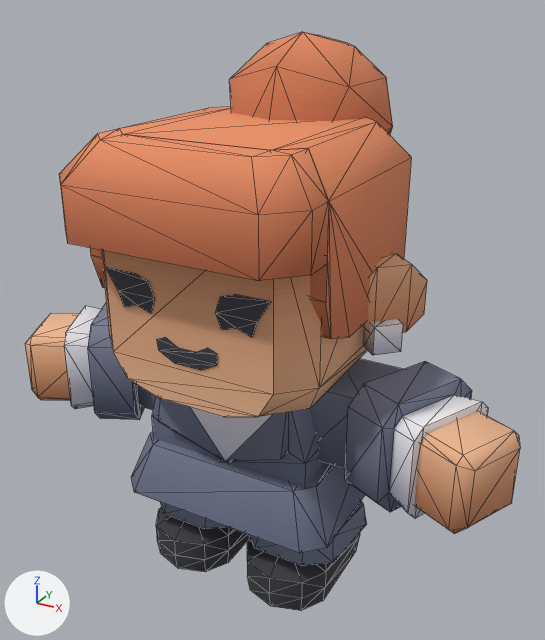
Before and after pictures for a commit that changed the glTF model assets/models/kenney/mini-characters/character-female-d.glb.
One viewpoint serves both versions: a camera (50 mm lens) standing at (0.494, -0.839, 0.83) and looking at (0.006, 0.047, 0.386). The lights are fixed; the arrows at lower left show +X, +Y and +Z. The first picture is the older version. Mesh edges are drawn as thin lines. Where no turn or scale is listed for an object, it has been applied to the vertices. Vertices at exactly the same position are counted once.

The older version as bpy lines, for what is in view:
```python
me_body_mesh = bpy.data.meshes.new('body-mesh')
me_body_mesh.from_pydata(...)  # 305 vertices, 475 faces; spans x -0.384..0.384, y -0.119..0.177, z 0.0..0.368
me_body_mesh.materials.append(mat_colormap)
me_head_mesh = bpy.data.meshes.new('head-mesh')
me_head_mesh.from_pydata(...)  # 199 vertices, 322 faces; spans x -0.227..0.227, y -0.208..0.292, z 0.343..0.776
me_head_mesh.materials.append(mat_colormap)
ob_body_mesh = bpy.data.objects.new('body-mesh', me_body_mesh)
ob_body_mesh.location = (0.0, 0.0, 0.0)
ob_head_mesh = bpy.data.objects.new('head-mesh', me_head_mesh)
ob_head_mesh.location = (0.0, 0.0, 0.0)
```
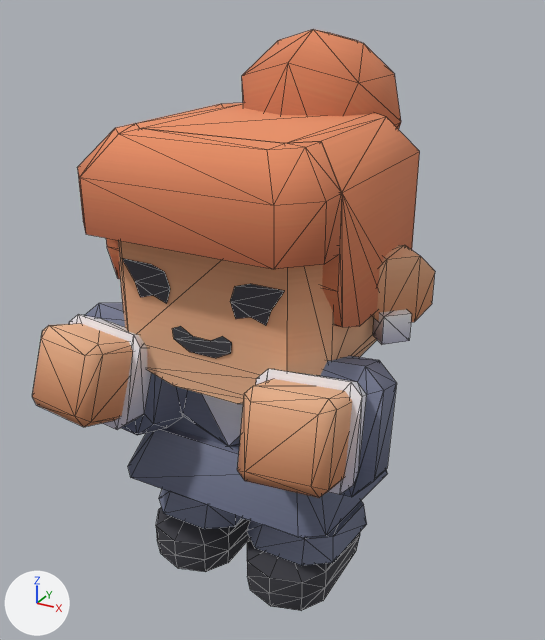
Changed parts and their boxes (x1, y1, x2, y2) in the pictures (545 x 640 px; the box of a moved part takes in the faces that stretch with it):
'head-mesh', moved: before (59, 32, 427, 417); after (78, 29, 435, 404)
'body-mesh', reshaped (26% narrower): before (25, 303, 520, 611); after (32, 303, 397, 611)
part 1 of me_body_mesh, moved or reshaped: before (131, 432, 365, 553); after (128, 427, 388, 538)
part 2 of me_body_mesh, moved or reshaped: before (152, 396, 325, 487); after (169, 414, 240, 449)
part 3 of me_body_mesh, moved or reshaped: before (158, 398, 288, 462); after (182, 390, 243, 446)
part 4 of me_body_mesh, moved or reshaped (not visible afterwards): before (309, 359, 403, 469)
part 5 of me_body_mesh, moved or reshaped: before (345, 361, 489, 518); after (256, 356, 397, 497)
part 6 of me_body_mesh, moved or reshaped (not visible afterwards): before (137, 385, 156, 410)
part 7 of me_body_mesh, moved or reshaped: before (64, 303, 144, 420); after (69, 303, 188, 435)
part 8 of me_body_mesh, moved or reshaped: before (415, 411, 520, 533); after (237, 379, 352, 498)
part 9 of me_body_mesh, moved or reshaped: before (25, 313, 79, 401); after (32, 323, 133, 427)

The change, as a list of edits to the scene's bpy script:
```text
Change me_body_mesh:
    used by ob_body_mesh; location = (0.0, 0.0, 0.0)
    remove me_body_mesh.from_pydata(...)  # 305 vertices, 475 faces; spans x -0.384..0.384, y -0.119..0.177, z 0.0..0.368
    add me_body_mesh.from_pydata(...)  # 305 vertices, 475 faces; spans x -0.238..0.238, y -0.234..0.167, z 0.0..0.424
    me_body_mesh part 1: the loose piece of 16 vertices spanning x -0.167..0.167, y -0.119..0.177, z 0.138..0.215 is turned -11.1 degrees about the x axis through its middle
    me_body_mesh part 2: the loose piece of 16 vertices spanning x -0.126..0.126, y -0.08..0.138, z 0.176..0.343 is turned -11.1 degrees about the x axis through its middle, then moved by (0.0, 0.016, -0.002)
    me_body_mesh part 3: the loose piece of 9 vertices spanning x -0.1..0.1, y -0.1..-0.08, z 0.215..0.343 is turned -11.1 degrees about the x axis through its middle, then moved by (0.0, 0.022, 0.021)
    me_body_mesh part 4: the loose piece of 10 vertices spanning x 0.1..0.234, y -0.038..0.073, z 0.232..0.343 is multiplied about its middle by the matrix ((0.496, 0.866, -0.064), (-0.818, 0.491, 0.301), (0.292, -0.096, 0.952)), then moved by (-0.034, -0.033, 0.02)
    me_body_mesh part 5: the loose piece of 32 vertices spanning x 0.175..0.331, y -0.093..0.084, z 0.207..0.368 is multiplied about its middle by the matrix ((0.496, 0.866, -0.064), (-0.818, 0.491, 0.301), (0.292, -0.096, 0.952)), then moved by (-0.096, -0.093, 0.047)
    me_body_mesh part 6: the loose piece of 10 vertices spanning x -0.234..-0.1, y -0.038..0.073, z 0.232..0.343 is multiplied about its middle by the matrix ((0.496, -0.866, 0.064), (0.818, 0.491, 0.301), (-0.292, -0.096, 0.952)), then moved by (0.034, -0.033, 0.02)
    me_body_mesh part 7: the loose piece of 32 vertices spanning x -0.331..-0.175, y -0.093..0.084, z 0.207..0.368 is multiplied about its middle by the matrix ((0.496, -0.866, 0.064), (0.818, 0.491, 0.301), (-0.292, -0.096, 0.952)), then moved by (0.096, -0.093, 0.047)
    me_body_mesh part 8: the loose piece of 20 vertices spanning x 0.242..0.384, y -0.107..0.035, z 0.232..0.343 is multiplied about its middle by the matrix ((0.496, 0.866, -0.064), (-0.818, 0.491, 0.301), (0.292, -0.096, 0.952)), then moved by (-0.154, -0.125, 0.067)
    me_body_mesh part 9: the loose piece of 20 vertices spanning x -0.384..-0.242, y -0.107..0.035, z 0.232..0.343 is multiplied about its middle by the matrix ((0.496, -0.866, 0.064), (0.818, 0.491, 0.301), (-0.292, -0.096, 0.952)), then moved by (0.154, -0.125, 0.067)
Change me_head_mesh:
    used by ob_head_mesh; location = (0.0, 0.0, 0.0)
    remove me_head_mesh.from_pydata(...)  # 199 vertices, 322 faces; spans x -0.227..0.227, y -0.208..0.292, z 0.343..0.776
    add me_head_mesh.from_pydata(...)  # 199 vertices, 322 faces; spans x -0.227..0.227, y -0.175..0.325, z 0.345..0.777
    me_head_mesh part 10: the whole mesh is moved by (0.0, 0.033, 0.002)
```
